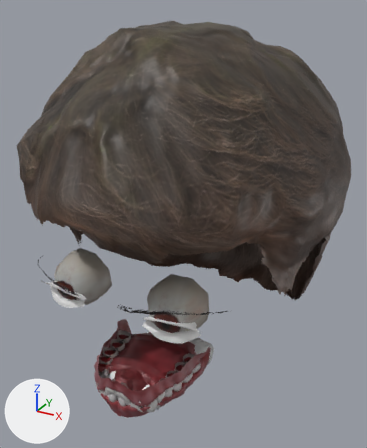
The glTF model assets/objects/characters/HumanBase.parts.glb as it was, and as the next commit left it.
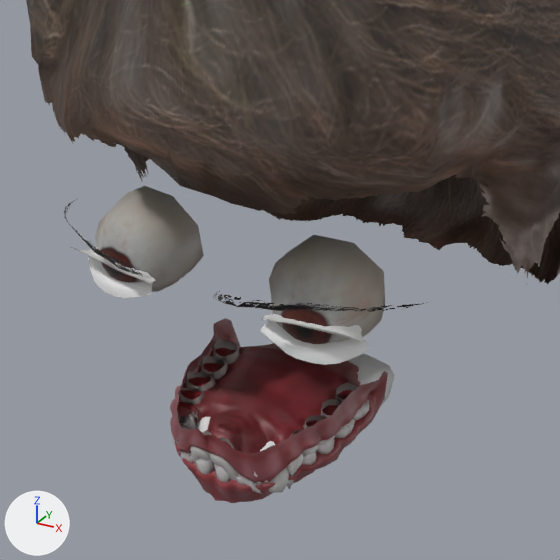
Each version is shown whole from a 50 mm lens placed at (0.143, 0.696, 0.894), pointed at (-0.004, 0.963, 0.761), then close up on the part from 1% to 82% of the width and 33% to 100% of the height. Lighting does not change. The marker at lower left points along +X, +Y and +Z. The older version's two pictures come first. Vertices at exactly the same position are counted once.

The scene before the commit, as lines of its bpy script (objects in view):
```python
me_eyes = bpy.data.meshes.new('eyes')
me_eyes.from_pydata(...)  # 96 vertices, 172 faces; spans x -0.0468..0.0468, y 0.8764..0.9024, z 0.734..0.7636
me_eyes.materials.append(mat_m_eyes)
me_teeth = bpy.data.meshes.new('teeth')
me_teeth.from_pydata(...)  # 3868 vertices, 7120 faces; spans x -0.0327..0.0327, y 0.8728..0.9507, z 0.6477..0.7009
me_teeth.materials.append(mat_m_teeth)  # picture img_teeth_albedo_png
me_tongue = bpy.data.meshes.new('tongue')
me_tongue.from_pydata(...)  # 226 vertices, 448 faces; spans x -0.0235..0.0235, y 0.8811..0.9601, z 0.6603..0.692
me_tongue.materials.append(mat_m_tongue)  # its picture is missing
ob_eyes = bpy.data.objects.new('eyes', me_eyes)
ob_eyes.location = (0.0, 0.0, 0.0)
ob_teeth = bpy.data.objects.new('teeth', me_teeth)
ob_teeth.location = (0.0, 0.0, 0.0)
ob_tongue = bpy.data.objects.new('tongue', me_tongue)
ob_tongue.location = (0.0, 0.0, 0.0)
# also in view: 'eyebrows' at (0.0, 0.883, 0.756); 'hair' at (-0.003, 0.965, 0.774); 'eyelashes' at (0.0, 0.88, 0.745)
```
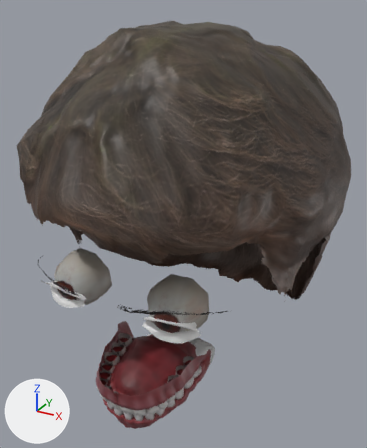
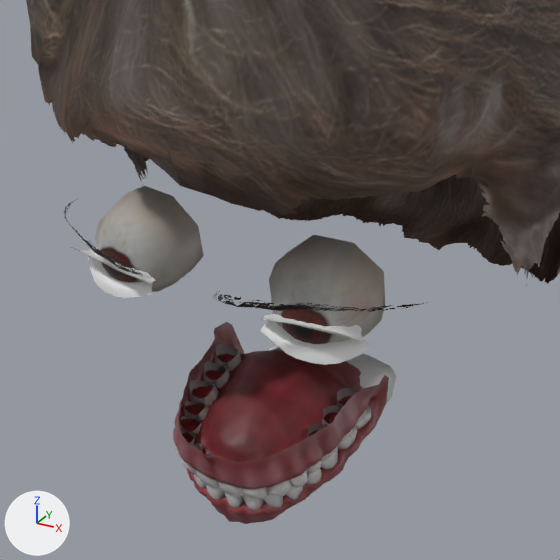
Where the change shows, as pixel boxes (x1, y1, x2, y2) in the close-ups (560 x 560 px):
'teeth', reshaped (9% taller)
    before: (170, 318, 388, 503)
    after: (173, 322, 389, 524)
'tongue', reshaped
    before: (196, 342, 395, 451)
    after: (269, 345, 397, 404)

The change, as a diff of the scene's bpy script:
```diff
--- a/assets/objects/characters/HumanBase.parts.glb.py
+++ b/assets/objects/characters/HumanBase.parts.glb.py
@@ me_teeth @@
 # used by ob_teeth; location = (0.0, 0.0, 0.0)
-me_teeth.from_pydata(...)  # 3868 vertices, 7120 faces; spans x -0.0327..0.0327, y 0.8728..0.9507, z 0.6477..0.7009
+me_teeth.from_pydata(...)  # 3868 vertices, 7120 faces; spans x -0.0327..0.0327, y 0.8738..0.955, z 0.6452..0.6969
+# me_teeth part 1: 3868 of 3868 vertices moved; they spanned x -0.0327..0.0327, y 0.8728..0.9507, z 0.6477..0.7009 and now span x -0.0327..0.0327, y 0.8738..0.955, z 0.6452..0.6969; mean shift (0.0, 0.0023, -0.0074)
 me_teeth.materials.append(mat_m_teeth)
@@ me_tongue @@
 # used by ob_tongue; location = (0.0, 0.0, 0.0)
-me_tongue.from_pydata(...)  # 226 vertices, 448 faces; spans x -0.0235..0.0235, y 0.8811..0.9601, z 0.6603..0.692
+me_tongue.from_pydata(...)  # 226 vertices, 448 faces; spans x -0.0235..0.0235, y 0.8858..0.9602, z 0.657..0.6854
+# me_tongue part 2: 224 of 226 vertices moved; they spanned x -0.0235..0.0235, y 0.8811..0.9597, z 0.6603..0.692 and now span x -0.0235..0.0235, y 0.8858..0.9599, z 0.657..0.6854; mean shift (0.0, 0.0035, -0.009); largest move (-0.0021, 0.8811, 0.6828) -> (-0.0021, 0.8858, 0.669)
 me_tongue.materials.append(mat_m_tongue)
```
